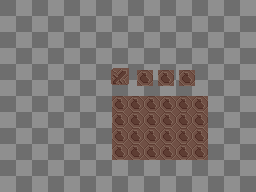
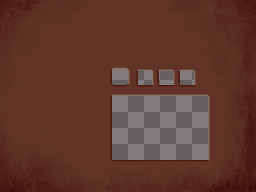
Layered file, before and after one edit (256x192). Changes by layer:
added group "measures" with 3 layers above "titleScreen" over [137, 70, 195, 86]
showed group "over" (2 layers) over [0, 0, 256, 192]
hid group "Under" (2 layers) over [111, 68, 208, 160]
